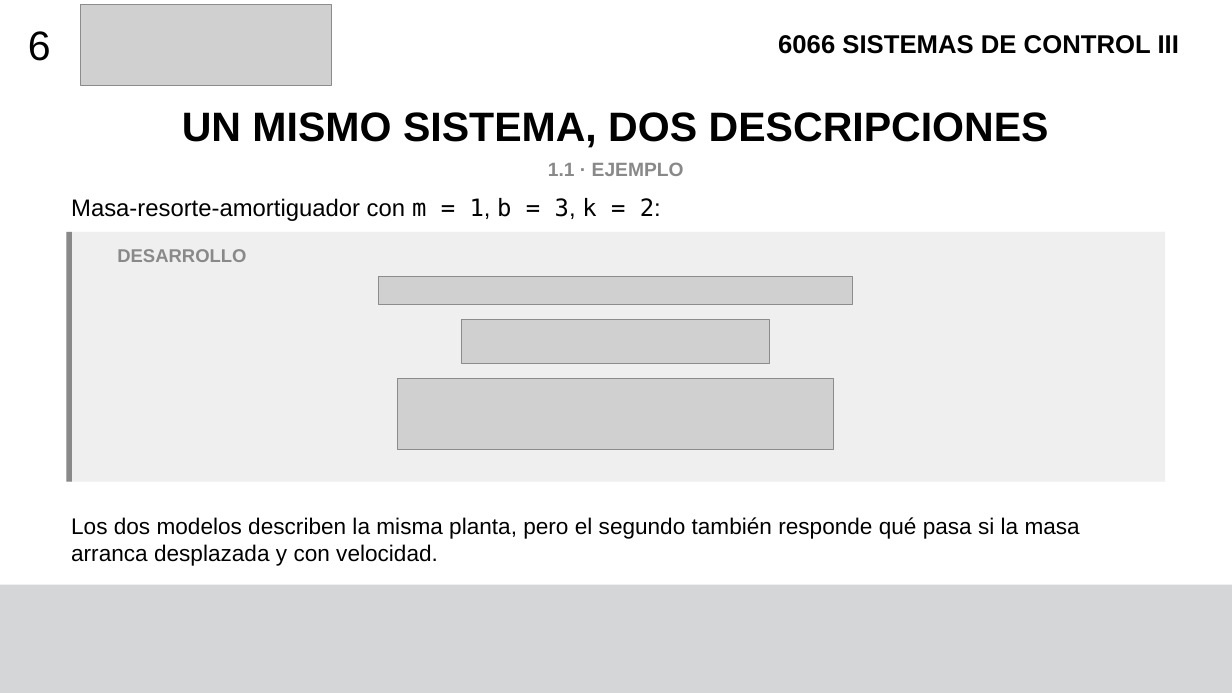
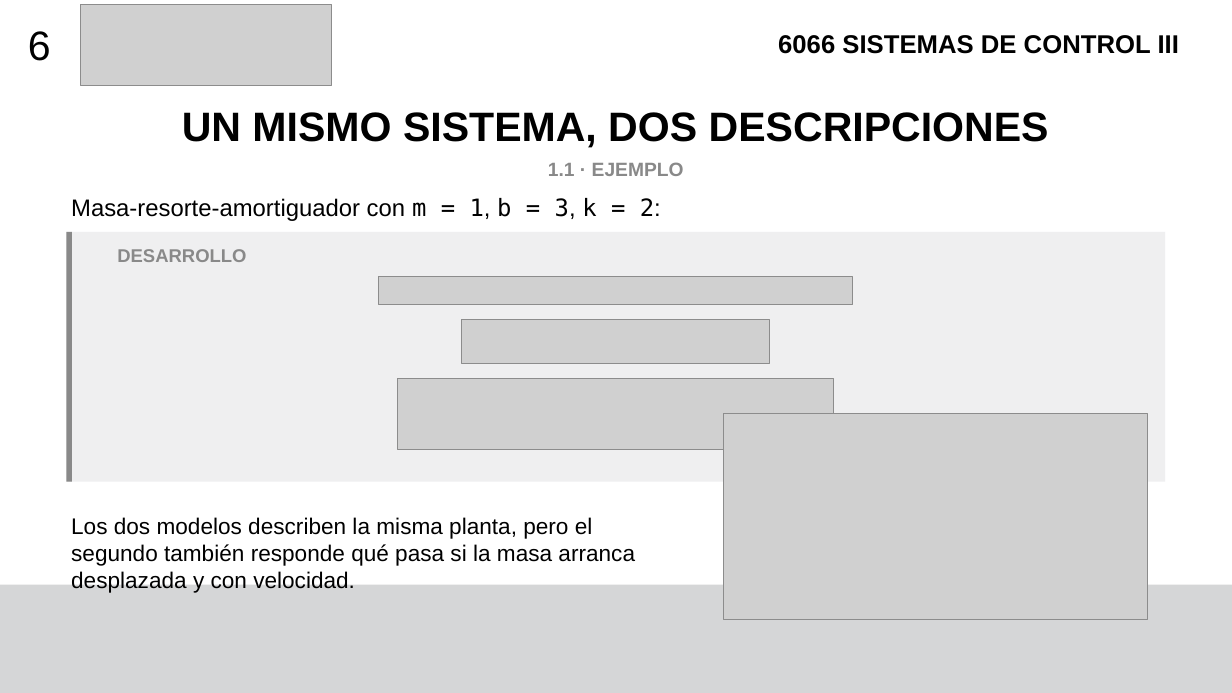
Before and after one commit to F4bian1012/Sistemas-de-Control-III, a slide deck: slide 6 of Semana_2_Clasificacion_de_sistemas/Introduccion al espacio de estados.pptx. Drawn at 1232x693 pixels with LibreOffice and Linux fonts; fonts in the diff are those of the drawing; grey boxes stand for pictures. Boxes give left, top, right and bottom in pixels: in the first picture for what was removed or moved away, otherwise in the second. Text is boxed around its words. In the diff, an @@ line names an element or a change of style, - is before the commit and + after.

Commit message:
Actualizar presentación Introduccion al espacio de estados

```diff
--- a/Semana_2_Clasificacion_de_sistemas/Introduccion al espacio de estados.pptx
+++ b/Semana_2_Clasificacion_de_sistemas/Introduccion al espacio de estados.pptx
@@ picture added at box(724, 414, 1148, 620) @@
@@ text "Los dos modelos describen la ..." rewrapped from box(71, 517, 1080, 566) to box(71, 517, 635, 593) @@
```
